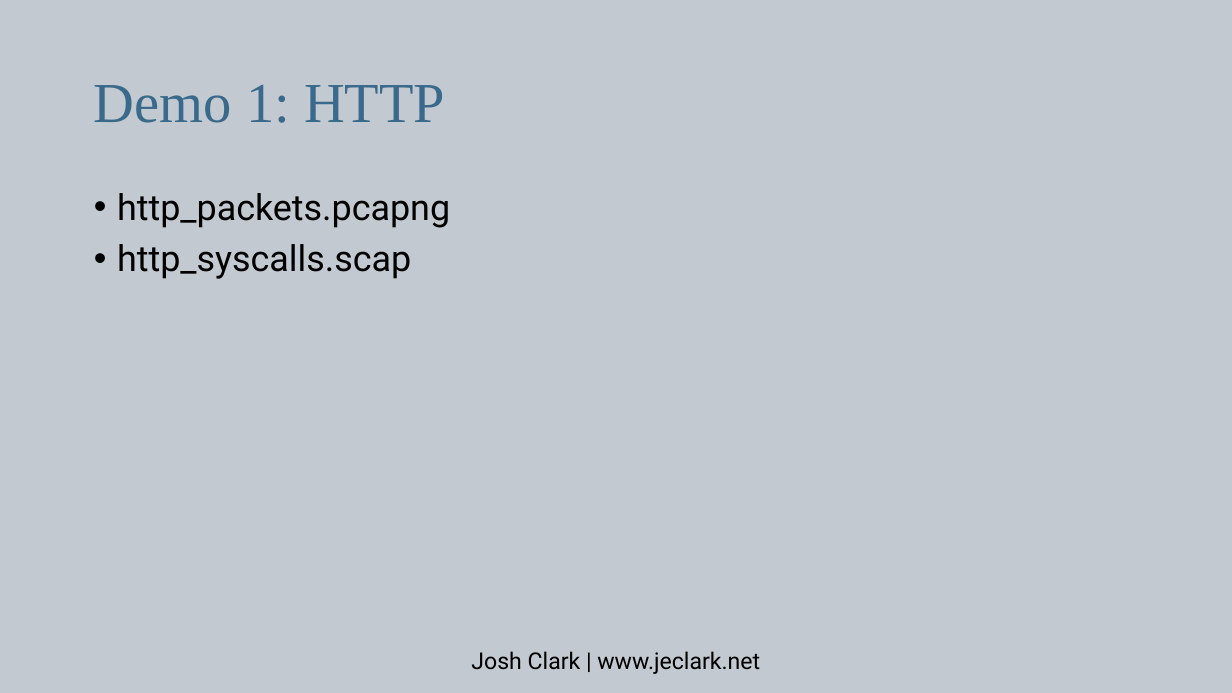
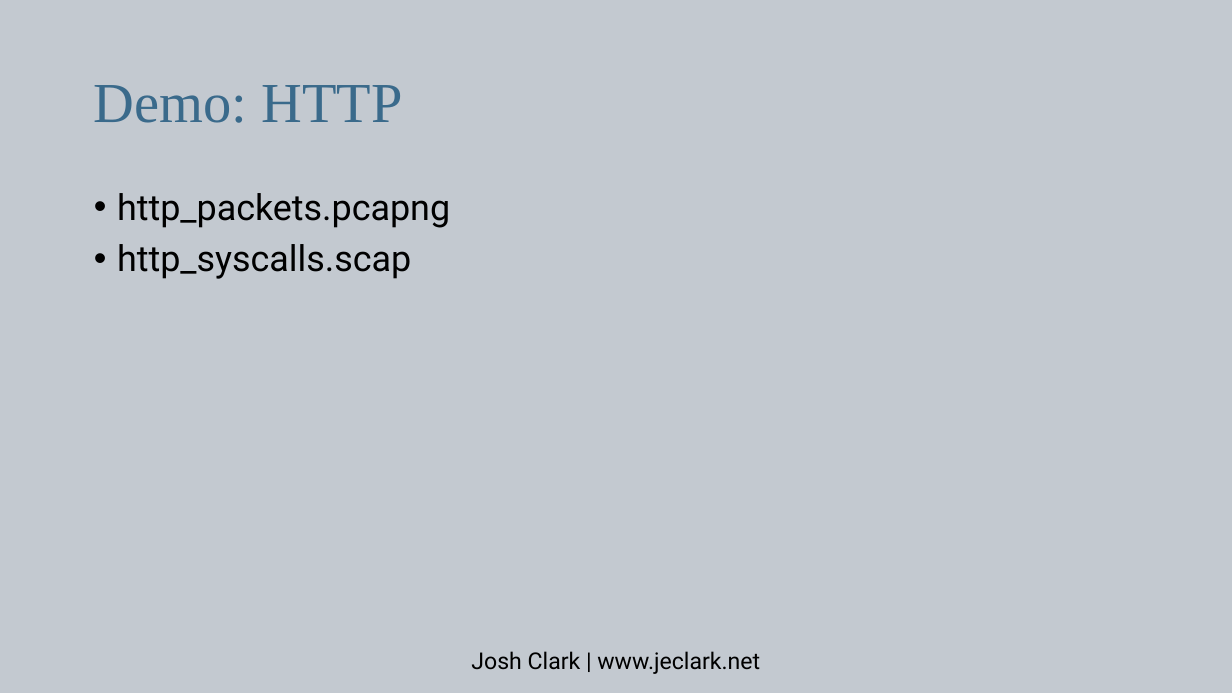
Before and after one commit to je-clark/intro_to_stratoshark, a slide deck: slide 11 of introduction_to_stratoshark.pptx. Drawn at 1232x693 pixels with LibreOffice and Linux fonts; fonts in the diff are those of the drawing. Boxes give left, top, right and bottom in pixels: in the first picture for what was removed or moved away, otherwise in the second. Text is boxed around its words. In the diff, an @@ line names an element or a change of style, - is before the commit and + after.

```diff
--- a/introduction_to_stratoshark.pptx
+++ b/introduction_to_stratoshark.pptx
@@ title at bbox=[94, 85, 403, 123]: text changed @@
-Demo 1: HTTP
+Demo: HTTP
```
Also in this commit, not shown: 1 slide removed, 1 other file.
